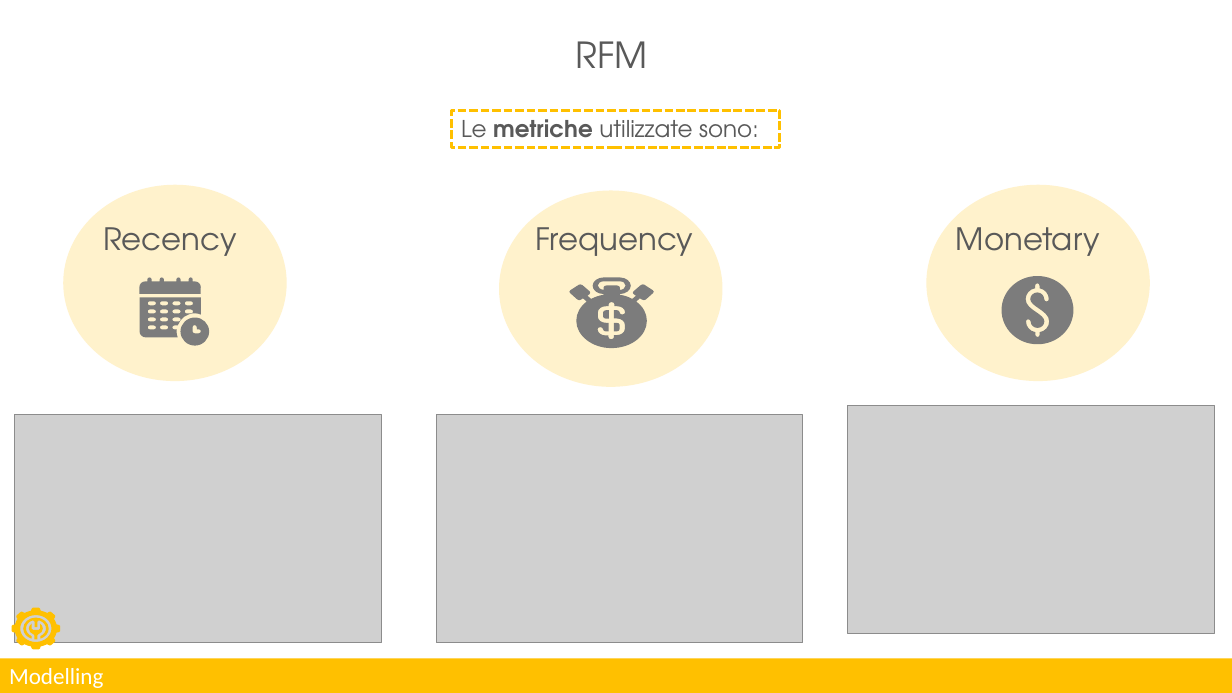
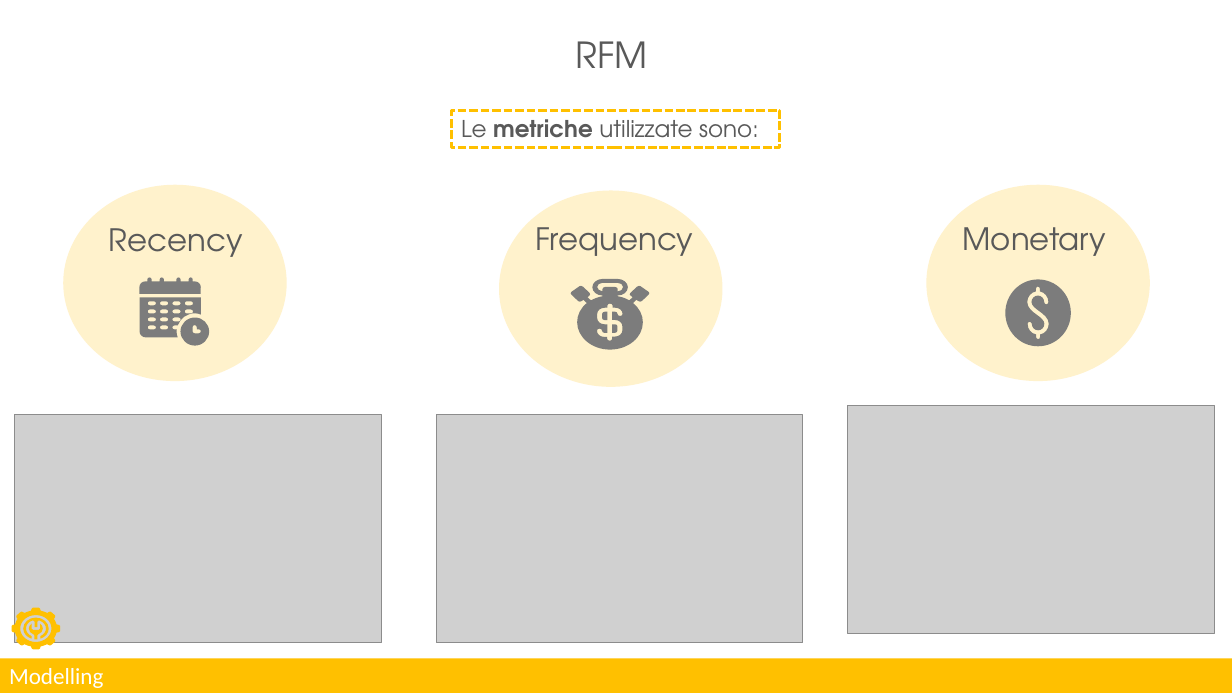
Before and after one commit to lorenzlorg/Digital-Marketing-Data-Science-Lab-Project, a slide deck: slide 8 of Presentazione_digital_marketing.pptx. Drawn at 1232x693 pixels with LibreOffice and Linux fonts; fonts in the diff are those of the drawing; grey boxes stand for pictures. Boxes give left, top, right and bottom in pixels: in the first picture for what was removed or moved away, otherwise in the second. Text is boxed around its words. In the diff, an @@ line names an element or a change of style, - is before the commit and + after.

```diff
--- a/Presentazione_digital_marketing.pptx
+++ b/Presentazione_digital_marketing.pptx
@@ text "Recency": place and size @@
-text "Recency" at <box>103,227,237,256</box>
+text "Recency" at <box>109,228,243,257</box>
@@ text "Monetary": place and size @@
-text "Monetary" at <box>956,227,1100,256</box>
+text "Monetary" at <box>963,227,1107,256</box>
@@ freeform shape: place and size @@
-freeform shape at <box>569,277,654,348</box>
+freeform shape at <box>570,279,650,349</box>
@@ freeform shape: place and size @@
-freeform shape at <box>1002,276,1074,345</box>
+freeform shape at <box>1006,279,1071,346</box>
@@ freeform shape at <box>603,311,608,320</box>: outline redrawn @@
@@ freeform shape at <box>613,324,618,333</box>: outline redrawn @@
```
Also in this commit, not shown: 9 other slides changed.
